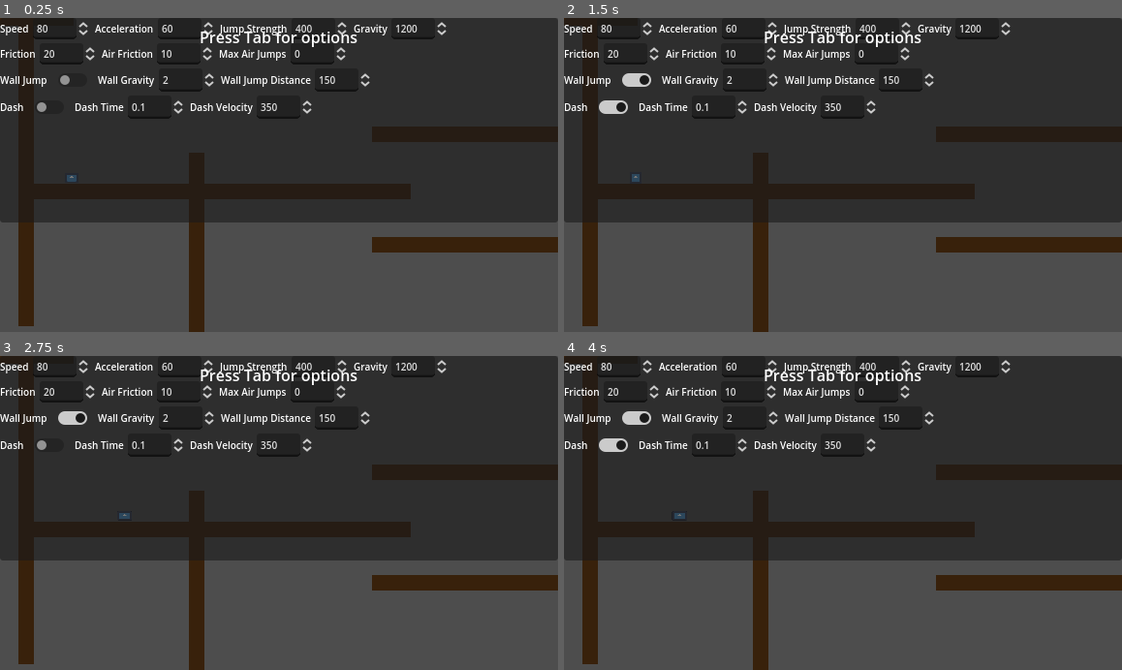
Above: before the commit, frames 1-4 (two rows, left to right).
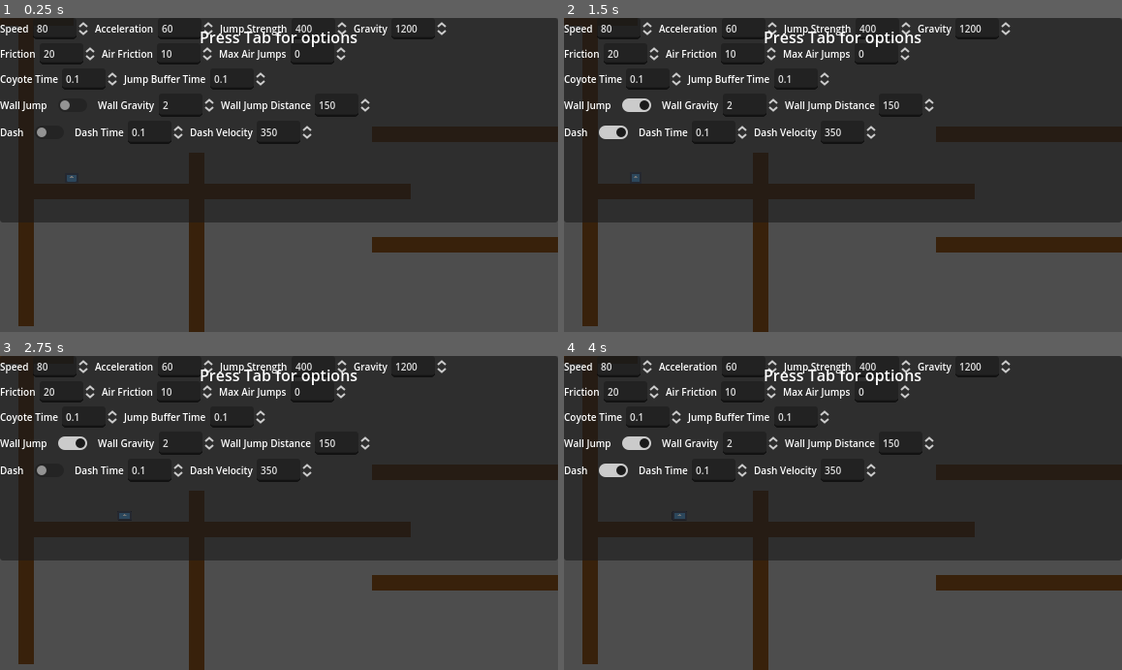
Above: after the commit, the same moments.

Repository: greatmomo/Advanced-Character-Controller
Game: Godot game, scene res://world.tscn
Same seed, same stepped clock (60 frames per second), same inputs: the game is played once before the commit and once after it. The engine's default icon, where the game draws it, is replaced by a stand-in: a white triangle on a blue panel in a dark square.
Inputs (mouse positions are in pixels of both pictures, inside the frame that each line leads up to; where the layout moved, square brackets give the same spot in the first picture):
- Up to frame 1 (0.25 s): no input
- Up to frame 2 (1.5 s): click (636, 105) [636, 80] at 0.5 s; click (614, 131) [614, 105] at 1.25 s
- Up to frame 3 (2.75 s): tap Enter at 2 s; hold D (move_right) from 2.03 s (still down); hold Space (jump) from 2.03 s (still down); tap Ctrl (dash) at 2.1 s
- Up to frame 4 (4 s): release Space (jump) at 2.78 s; tap Space (jump) at 2.85, 3.02, 3.32 s; tap Ctrl (dash) at 3.05, 3.6 s; tap Enter at 3.5 s; release D (move_right) at 3.53 s; hold A (move_left) from 3.53 s (still down); hold Space (jump) from 3.53 s (still down)

The runs differ from the first frame. In frame 1, 2.8% of the frame differs, in the area x 0-67%, y 17-41%; in frame 2, 3.2%; in frame 3, 3.0%; in frame 4, 3.2%.

Commit message:
advanced jump controls

Diff:
--- a/Player/player.gd
+++ b/Player/player.gd
@@ -26,15 +26,15 @@
 @export var wall_gravity_ratio := 2.0
 @export var wall_jump_distance := 150.0
 
+@export_category("dash")
+@export var can_dash := false
+@export var dash_time := 0.1
+@export var dash_velocity := 350
+
 @export_category("glide")
 @export var can_glide := false
 @export var glide_fall_speed := 20.0
 @export var glide_speed_adjust := 1.5
-
-@export_category("dash")
-@export var can_dash := false
-@export var dash_time := 0.1
-@export var dash_velocity := 350
 
 var orientation := 1.0
 var previous_velocity := Vector2.ZERO
--- a/world.gd
+++ b/world.gd
@@ -18,6 +18,8 @@
 @onready var dash = $UI/UIContainer/PanelContainer/VBoxContainer/Dash/HBoxContainer/Dash
 @onready var dash_time = $UI/UIContainer/PanelContainer/VBoxContainer/Dash/HBoxContainer2/DashTime
 @onready var dash_velocity = $UI/UIContainer/PanelContainer/VBoxContainer/Dash/HBoxContainer3/DashVelocity
+@onready var coyote_time = $"UI/UIContainer/PanelContainer/VBoxContainer/Advanced Jumps/HBoxContainer/CoyoteTime"
+@onready var jump_buffer_time = $"UI/UIContainer/PanelContainer/VBoxContainer/Advanced Jumps/HBoxContainer3/JumpBufferTime"
 
 func _unhandled_key_input(event):
 	if event.is_action_pressed("show_ui"):
@@ -72,3 +74,9 @@
 
 func _on_dash_velocity_value_changed(value):
 	player.dash_velocity = dash_velocity.get_value()
+
+func _on_coyote_time_value_changed(value):
+	player.coyote_time_val = coyote_time.get_value()
+
+func _on_jump_buffer_time_value_changed(value):
+	player.jump_buffer_time = jump_buffer_time.get_value()
--- a/world.tscn
+++ b/world.tscn
@@ -12,7 +12,6 @@
 
 [node name="Player" parent="." instance=ExtResource("2_wc2tf")]
 position = Vector2(74, 154)
-can_dash = true
 
 [node name="Platforms" type="Node2D" parent="."]
 
@@ -174,6 +173,41 @@
 [node name="MaxAirJumps" type="SpinBox" parent="UI/UIContainer/PanelContainer/VBoxContainer/Movement + Air Jumps/HBoxContainer2"]
 layout_mode = 2
 theme = ExtResource("4_ixx57")
+
+[node name="Advanced Jumps" type="HBoxContainer" parent="UI/UIContainer/PanelContainer/VBoxContainer"]
+layout_mode = 2
+
+[node name="HBoxContainer" type="HBoxContainer" parent="UI/UIContainer/PanelContainer/VBoxContainer/Advanced Jumps"]
+layout_mode = 2
+
+[node name="CoyoteTimeLabel" type="Label" parent="UI/UIContainer/PanelContainer/VBoxContainer/Advanced Jumps/HBoxContainer"]
+layout_mode = 2
+theme = ExtResource("4_ixx57")
+text = "Coyote Time"
+
+[node name="CoyoteTime" type="SpinBox" parent="UI/UIContainer/PanelContainer/VBoxContainer/Advanced Jumps/HBoxContainer"]
+layout_mode = 2
+theme = ExtResource("4_ixx57")
+min_value = 0.01
+max_value = 5.0
+step = 0.01
+value = 0.1
+
+[node name="HBoxContainer3" type="HBoxContainer" parent="UI/UIContainer/PanelContainer/VBoxContainer/Advanced Jumps"]
+layout_mode = 2
+
+[node name="JumpBufferLabel" type="Label" parent="UI/UIContainer/PanelContainer/VBoxContainer/Advanced Jumps/HBoxContainer3"]
+layout_mode = 2
+theme = ExtResource("4_ixx57")
+text = "Jump Buffer Time"
+
+[node name="JumpBufferTime" type="SpinBox" parent="UI/UIContainer/PanelContainer/VBoxContainer/Advanced Jumps/HBoxContainer3"]
+layout_mode = 2
+theme = ExtResource("4_ixx57")
+min_value = 0.01
+max_value = 5.0
+step = 0.01
+value = 0.1
 
 [node name="Wall Jump" type="HBoxContainer" parent="UI/UIContainer/PanelContainer/VBoxContainer"]
 layout_mode = 2
@@ -288,6 +322,8 @@
 [connection signal="value_changed" from="UI/UIContainer/PanelContainer/VBoxContainer/Movement + Air Jumps/HBoxContainer/Friction" to="." method="_on_friction_value_changed"]
 [connection signal="value_changed" from="UI/UIContainer/PanelContainer/VBoxContainer/Movement + Air Jumps/HBoxContainer3/AirFriction" to="." method="_on_air_friction_value_changed"]
 [connection signal="value_changed" from="UI/UIContainer/PanelContainer/VBoxContainer/Movement + Air Jumps/HBoxContainer2/MaxAirJumps" to="." method="_on_max_air_jumps_value_changed"]
+[connection signal="value_changed" from="UI/UIContainer/PanelContainer/VBoxContainer/Advanced Jumps/HBoxContainer/CoyoteTime" to="." method="_on_coyote_time_value_changed"]
+[connection signal="value_changed" from="UI/UIContainer/PanelContainer/VBoxContainer/Advanced Jumps/HBoxContainer3/JumpBufferTime" to="." method="_on_jump_buffer_time_value_changed"]
 [connection signal="pressed" from="UI/UIContainer/PanelContainer/VBoxContainer/Wall Jump/HBoxContainer/WallJump" to="." method="_on_wall_jump_pressed"]
 [connection signal="value_changed" from="UI/UIContainer/PanelContainer/VBoxContainer/Wall Jump/HBoxContainer2/WallGravity" to="." method="_on_wall_gravity_value_changed"]
 [connection signal="value_changed" from="UI/UIContainer/PanelContainer/VBoxContainer/Wall Jump/HBoxContainer3/WallJumpDistance" to="." method="_on_wall_jump_distance_value_changed"]
